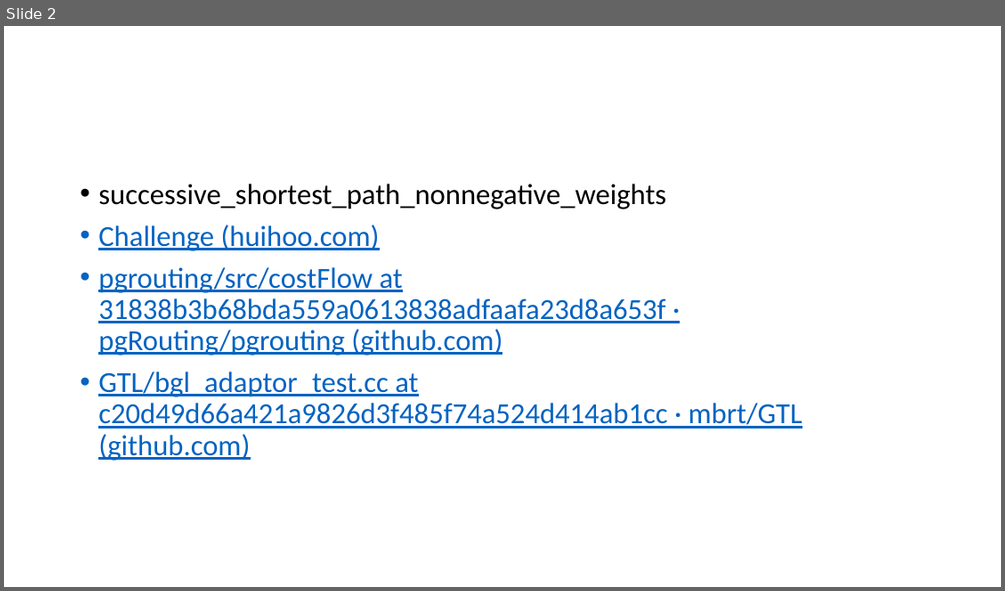
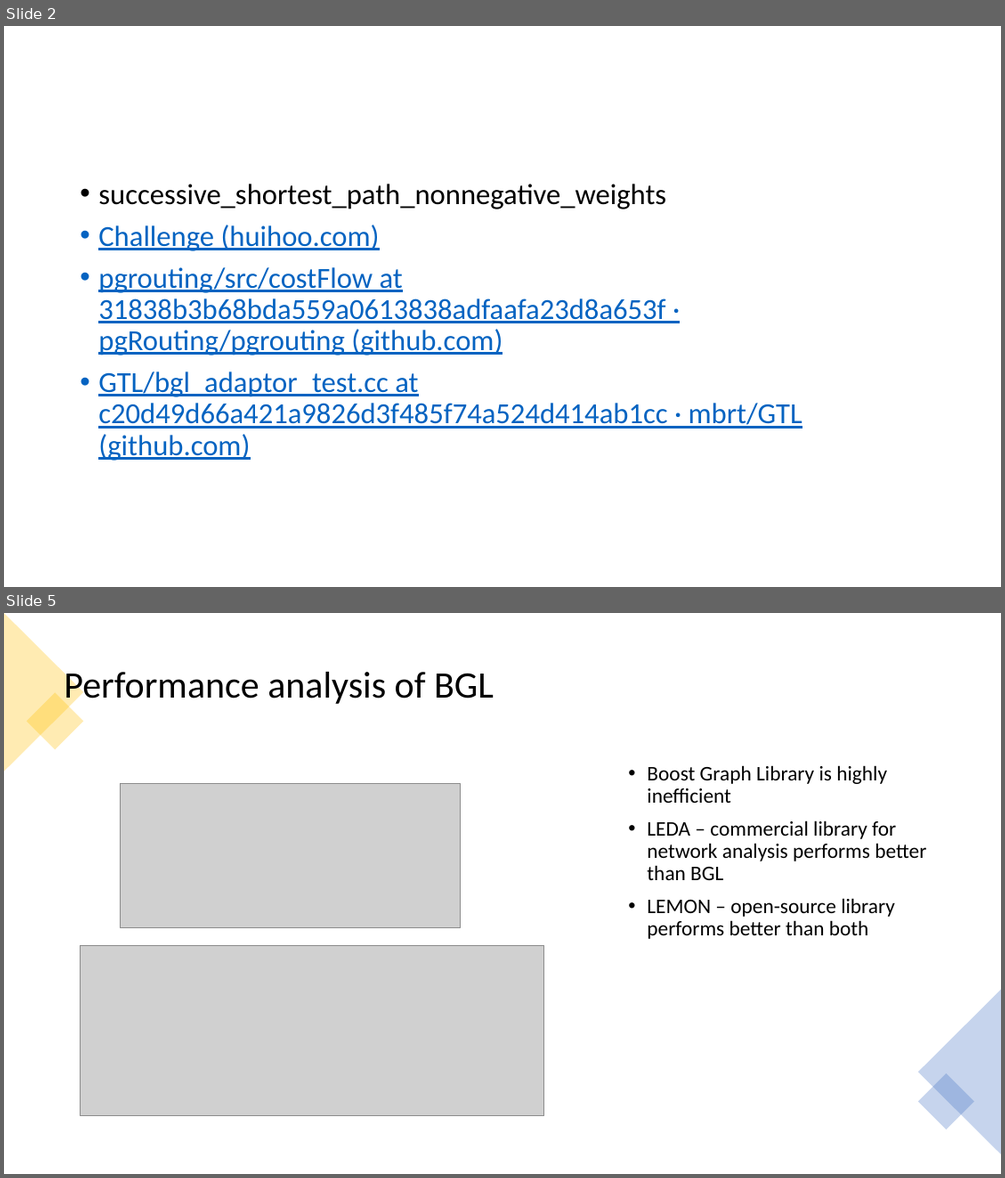
Before and after one commit to anirudhakulkarni/Parallel-MCMF-at-IISc-Research, a slide deck: reports/week-5.pptx. Shown one above the other, each under a label of ours: slide 2 before the commit, slides 2 and 5 after it; the slides between them are not shown. The pictures are 1005x591 and 1005x1178 pixels, drawn with LibreOffice and Linux fonts; fonts in the diff are those of the drawing; grey boxes stand for pictures. Boxes give left, top, right and bottom in pixels: in the first picture for what was removed or moved away, otherwise in the second. Text is boxed around its words. In the diff, an @@ line names an element or a change of style, - is before the commit and + after.

```diff
--- a/reports/week-5.pptx
+++ b/reports/week-5.pptx
@@ slide 5 added at (x1=4, y1=613, x2=1001, y2=1174), background #FFFFFF @@
@@ triangle added at (x1=4, y1=613, x2=83, y2=771), fill #FFC000 at 30% opacity @@
@@ title added at (x1=64, y1=672, x2=494, y2=706), 36 pt, text #000000 @@
+Performance analysis of BGL
@@ rectangle added at (x1=26, y1=693, x2=83, y2=750), fill #FFC000 at 30% opacity @@
@@ text added at (x1=647, y1=765, x2=926, y2=939), 20 pt, text #000000 @@
+• Boost Graph Library is highly inefficient
+• LEDA – commercial library for network analysis performs better than BGL
+• LEMON – open-source library performs better than both
@@ picture added at (x1=121, y1=784, x2=461, y2=928) @@
@@ picture added at (x1=81, y1=945, x2=544, y2=1116) @@
@@ triangle added at (x1=919, y1=989, x2=1001, y2=1154), fill #4472C4 at 30% opacity @@
@@ rectangle added at (x1=918, y1=1073, x2=974, y2=1129), fill #4472C4 at 30% opacity @@
```
Also in this commit, not shown: 8 other slides added, 1 slide removed, 25 other files.
